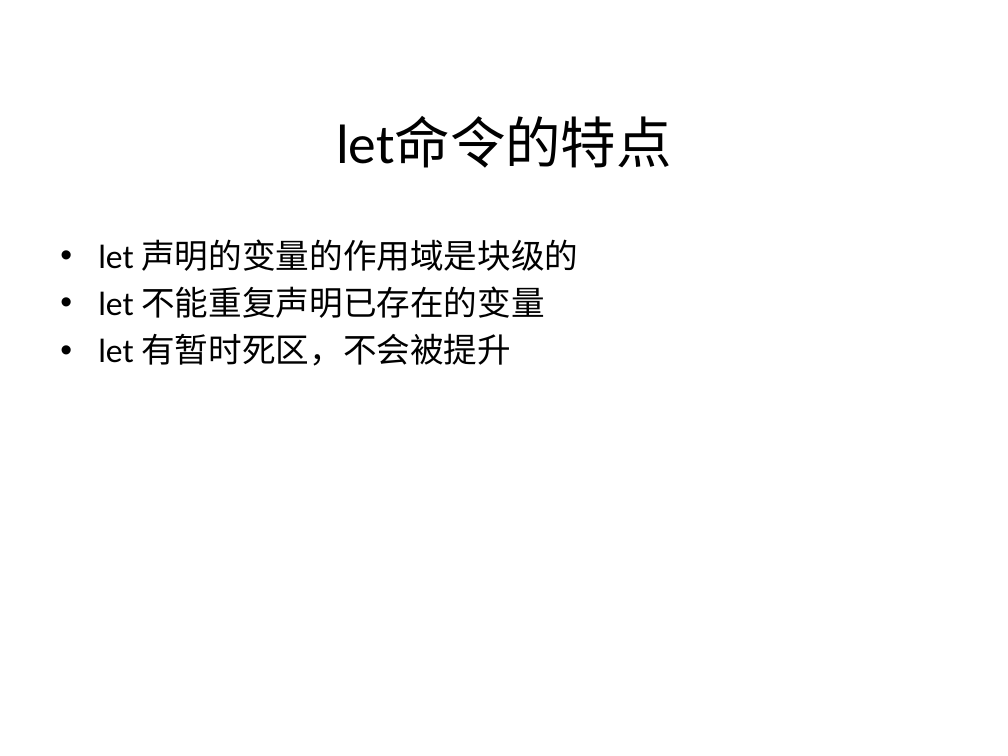
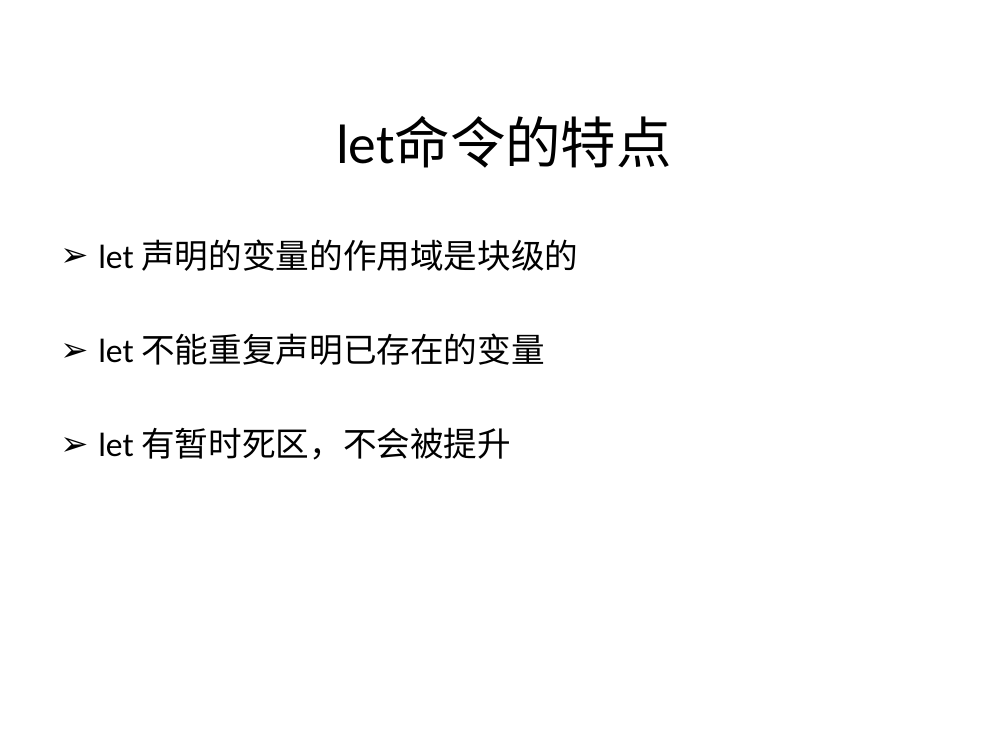
Before and after one commit to 1392731944/es6, a slide deck: slide 8 of es6.pptx. Drawn at 1008x756 pixels with LibreOffice and Linux fonts; fonts in the diff are those of the drawing; background and template pictures are left out. Boxes give left, top, right and bottom in pixels: in the first picture for what was removed or moved away, otherwise in the second. Text is boxed around its words. In the diff, an @@ line names an element or a change of style, - is before the commit and + after.

```diff
--- a/es6.pptx
+++ b/es6.pptx
@@ text "let 声明的变量的作用域是块级的" at bbox=[98, 239, 578, 460]: bullet • to ➢ @@
```
Also in this commit, not shown: 4 other slides changed, 3 slides added.
